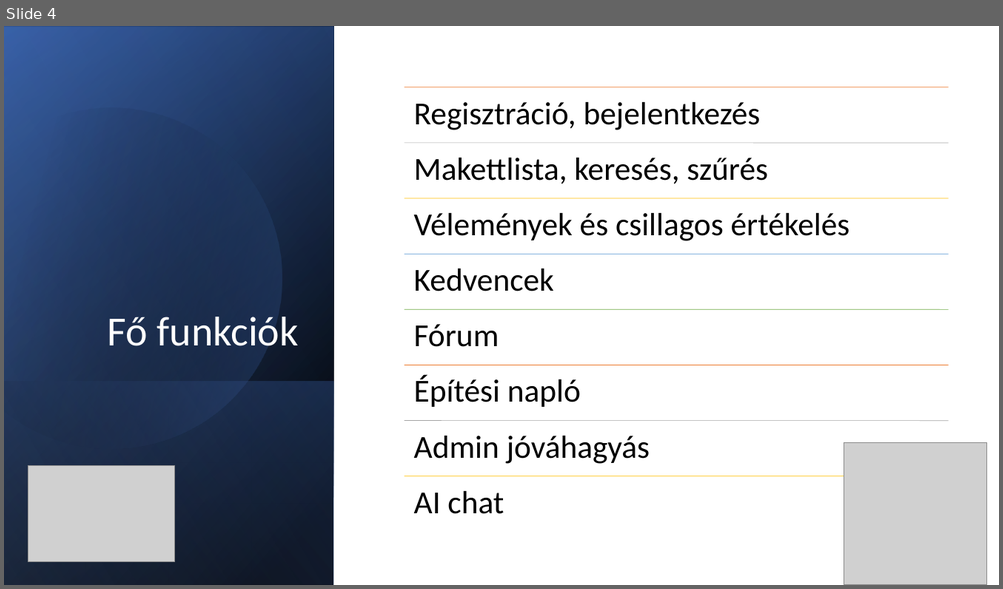
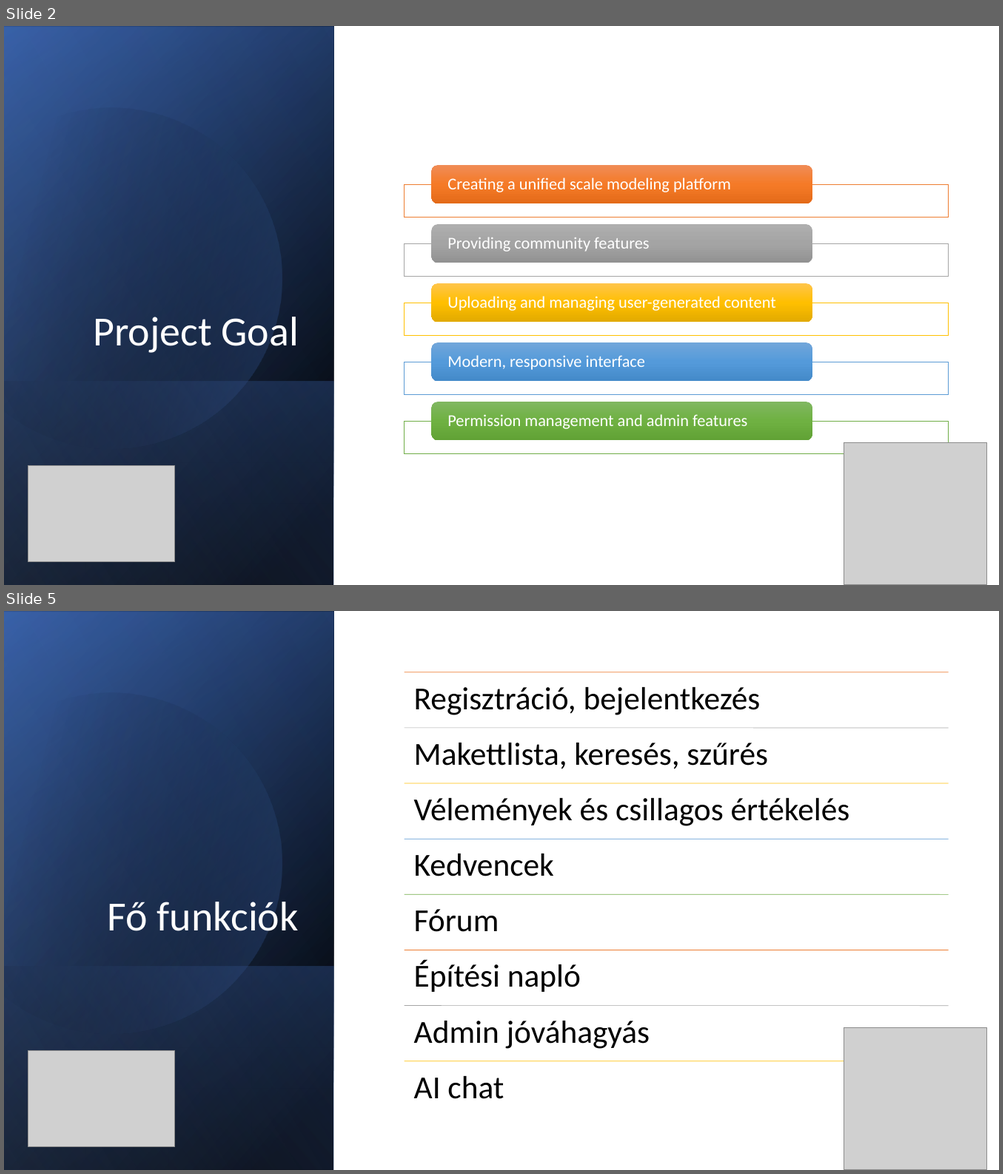
Before and after one commit to ClausPatrik/Makettoldal, a slide deck: MakettMester.pptx. Shown one above the other, each under a label of ours: slide 4 before the commit, slides 2 and 5 after it; the slides between them are not shown. The pictures are 1003x589 and 1003x1174 pixels, drawn with LibreOffice and Linux fonts; fonts in the diff are those of the drawing; grey boxes stand for pictures. Boxes give left, top, right and bottom in pixels: in the first picture for what was removed or moved away, otherwise in the second. Text is boxed around its words. In the diff, an @@ line names an element or a change of style, - is before the commit and + after.

```diff
--- a/MakettMester.pptx
+++ b/MakettMester.pptx
@@ slide 2 added at box(4, 26, 999, 585), background #FFFFFF @@
@@ rectangle added at box(4, 26, 334, 585), fill gradient #000000 to #2F5597 @@
@@ rectangle added at box(4, 27, 334, 585), fill gradient #000000 to #4472C4 @@
@@ rectangle added at box(4, 26, 334, 585), fill gradient #000000 to #8FAADC @@
@@ freeform shape added at box(4, 67, 323, 483), fill gradient #000000 to #4472C4 @@
@@ title added at box(93, 317, 298, 353), 40 pt, text #FFFFFF @@
+Project Goal
@@ rectangle added at box(4, 381, 334, 585), fill gradient #4472C4 to #000000 @@
@@ group added at box(404, 166, 948, 454): 5 rectangles, 5 rounded rectangles, 5 texts @@
+Creating a unified scale modeling platform
+Providing community features
+Uploading and managing user-generated content
+Modern, responsive interface
+Permission management and admin features
@@ picture added at box(843, 443, 986, 585) @@
@@ picture added at box(28, 466, 175, 562) @@
@@ what was slide 4 is now slide 5 @@
```
Also in this commit, not shown: 1 slide changed, 1 other slide added, 1 slide removed.
